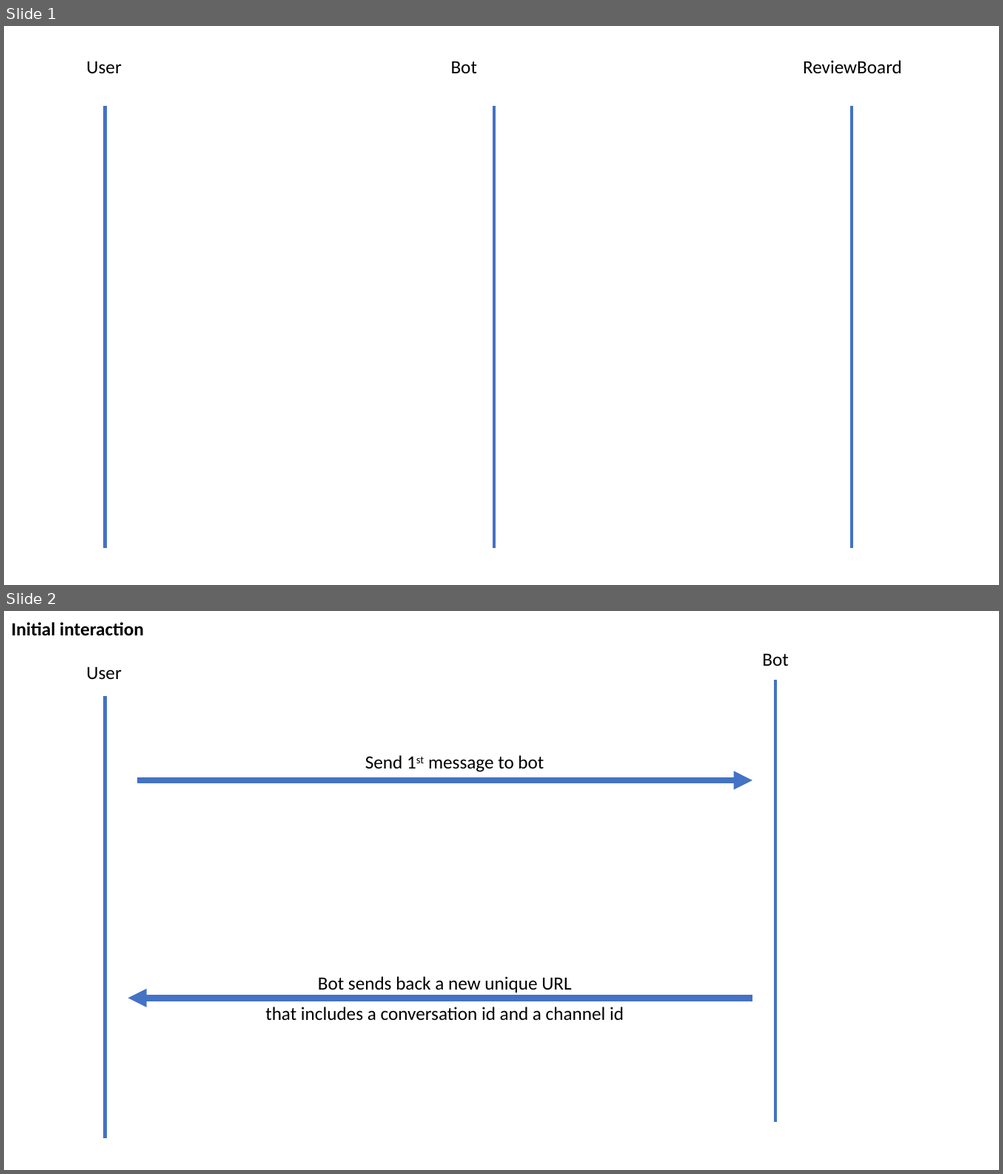
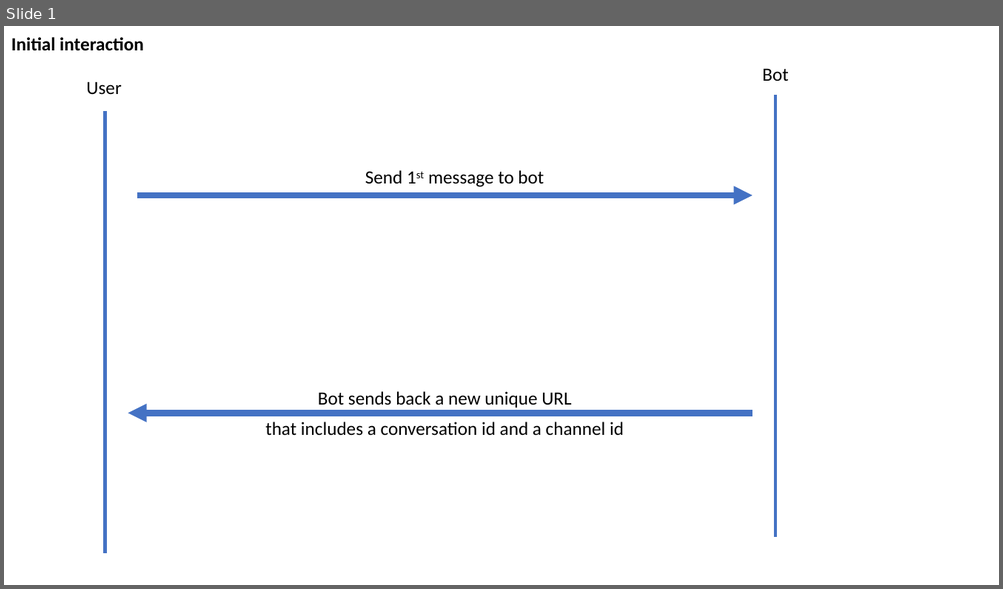
Before and after one commit to pdtran3k6/ReviewBoardNotificationBot, a slide deck: Documentation/Dataflow.pptx. Shown one above the other, each under a label of ours: slides 1 and 2 before the commit, slide 1 after it. The pictures are 1003x1174 and 1003x589 pixels, drawn with LibreOffice and Linux fonts; fonts in the diff are those of the drawing. Boxes give left, top, right and bottom in pixels: in the first picture for what was removed or moved away, otherwise in the second. Text is boxed around its words. In the diff, an @@ line names an element or a change of style, - is before the commit and + after.

```diff
--- a/Documentation/Dataflow.pptx
+++ b/Documentation/Dataflow.pptx
@@ slide 1 removed at (4,26,999,585), background #FFFFFF @@
@@ text removed at (86,61,121,74) @@
-User
@@ text removed at (451,61,477,73) @@
-Bot
@@ text removed at (802,60,902,74) @@
-ReviewBoard
@@ line removed from (105, 106) to (105, 549) @@
@@ line removed from (494, 106) to (494, 549) @@
@@ line removed from (851, 106) to (851, 549) @@
@@ what was slide 2 is now slide 1 @@
```
Also in this commit, not shown: 1 slide changed, 1 other file.
